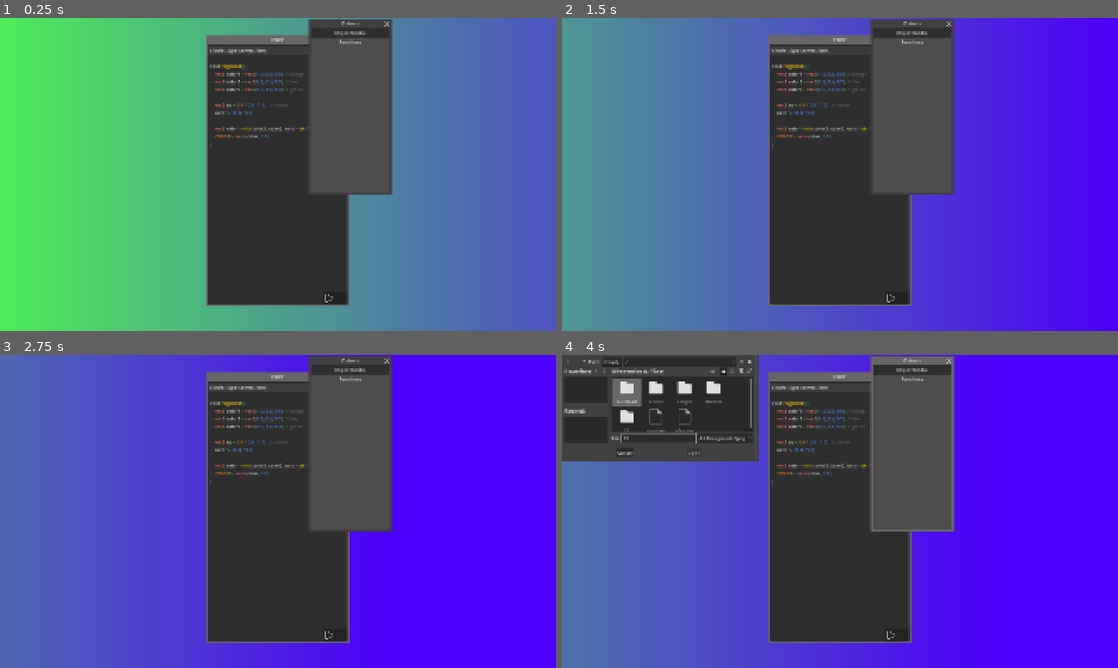
Above: before the commit, frames 1-4 (two rows, left to right).
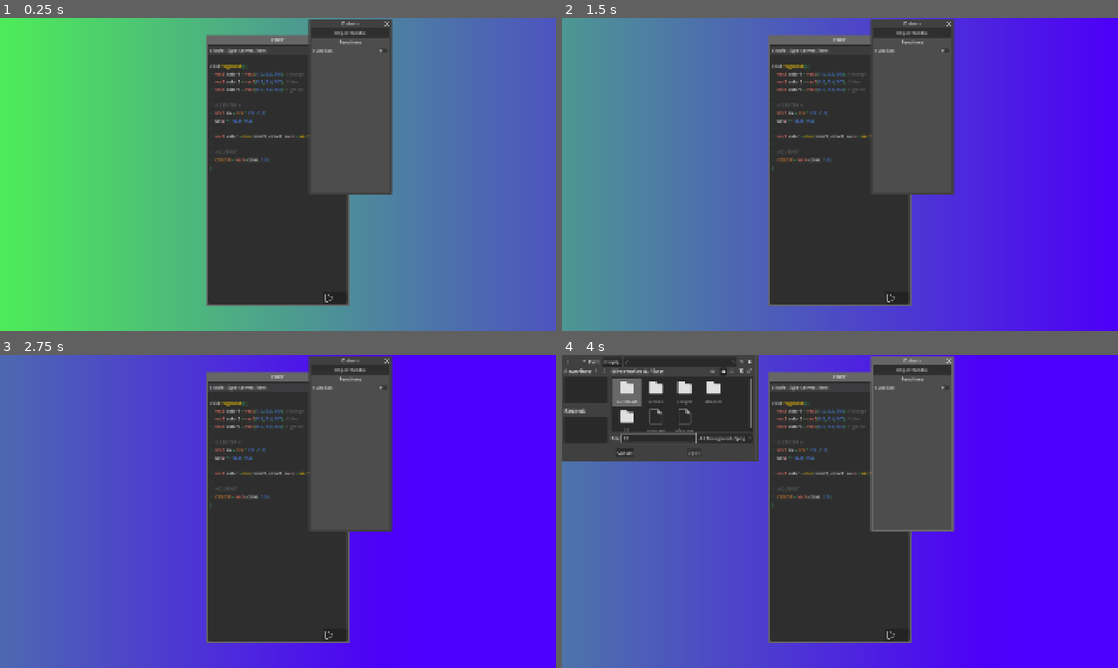
Above: after the commit, the same moments.

Repository: Juju-brz/GDVJ-2
Game: Godot game, scene res://Scene.tscn
The game is run twice, just before and just after one commit, with the same random seed, the same clock (stepped at 60 frames per second) and the same inputs. The engine's default icon, where the game draws it, is replaced by a stand-in: a white triangle on a blue panel in a dark square.
Inputs (mouse positions are in pixels of both pictures, inside the frame that each line leads up to):
- Up to frame 1 (0.25 s): no input
- Up to frame 2 (1.5 s): click (912, 52) at 0.5 s, where only the run after the commit has a clickable "Function"; tap Enter at 1.25 s; move the mouse to (962, 158) at 1.27 s; tap Alt (change_mode) at 1.35 s; click (962, 158) at 1.42 s
- Up to frame 3 (2.75 s): click (177, 624) at 2 s
- Up to frame 4 (4 s): click "Import Media" at 2.75 s; click (656, 439) at 3.52 s; type "12" at 3.6 s

The runs differ from the first frame. In frame 1, 0.5% of the frame differs, in the area x 37-70%, y 10-49%; in frame 2, 0.5%; in frame 3, 0.5%; in frame 4, 0.5%.

Commit message:
test update

Diff:
--- a/Scene.tscn
+++ b/Scene.tscn
@@ -59,6 +59,10 @@
 text = "Functions"
 horizontal_alignment = 1
 
+[node name="CheckButton" type="CheckButton" parent="Control/Window/VBoxContainer" unique_id=1105479017]
+layout_mode = 2
+text = "Function"
+
 [node name="FileDialog" type="FileDialog" parent="." unique_id=931939840]
 title = "Open a File"
 file_mode = 0
--- a/autoload/Global.gd
+++ b/autoload/Global.gd
@@ -8,10 +8,13 @@
 	vec3 color2 = vec3(0.3, 0.4, 0.7); //blue
 	vec3 color3 = vec3(0.3, 1.0, 0.3); // green
 
-	vec2 uv = UV * 2.0 - 1.0;   // center
+	// CENTER //
+	vec2 uv = UV * 2.0 - 1.0;
 	uv.x *= 16.0 / 9.0;
 
 	vec3 color = mix(color3, color2, uv.x + sin(TIME * 0.5));
+
+	//OUTPUT
 	COLOR = vec4(color, 1.0);
 }"""
 
--- a/scripts/main.gd
+++ b/scripts/main.gd
@@ -15,7 +15,6 @@
 	#pass
 	file_dialog = $FileDialog
 	file_dialog.file_selected.connect(on_file_selected)
-
 	GLOBAL.code_pushed.connect(_on_code_pushed)
 
 
